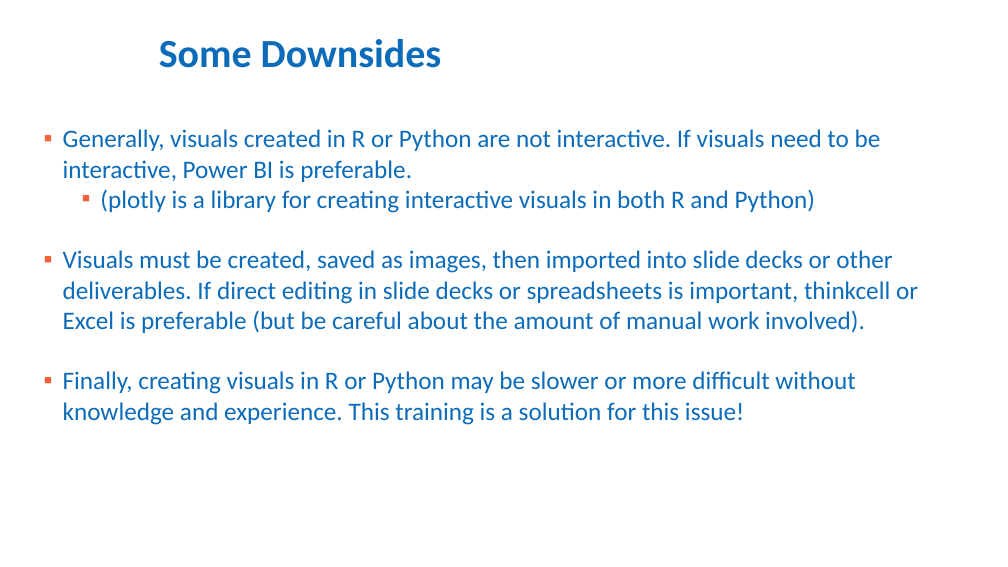
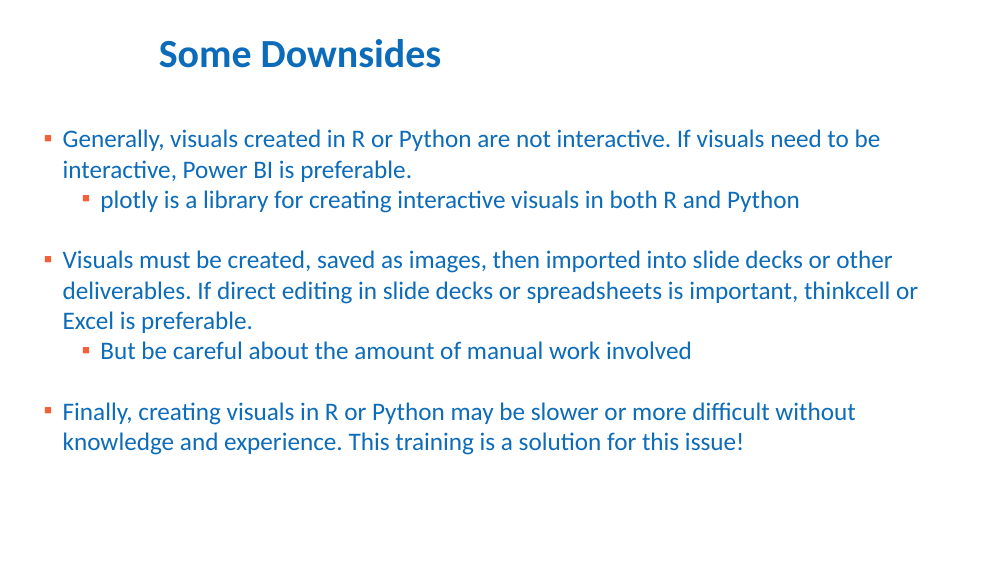
Before and after one commit to brussell23/grammar_of_graphics, a slide deck: slide 6 of ggplot and the Grammar of Graphics.pptx. Drawn at 1008x567 pixels with LibreOffice and Linux fonts; fonts in the diff are those of the drawing; background and template pictures are left out. Boxes give left, top, right and bottom in pixels: in the first picture for what was removed or moved away, otherwise in the second. Text is boxed around its words. In the diff, an @@ line names an element or a change of style, - is before the commit and + after.

Commit message:
Update slides

```diff
--- a/ggplot and the Grammar of Graphics.pptx
+++ b/ggplot and the Grammar of Graphics.pptx
@@ text at (63,190,918,359): text changed @@
-  ▪ (plotly is a library for creating interactive visuals in both R and Python)
-▪ Visuals must be created, saved as images, then imported into slide decks or other deliverables. If direct editing in slide decks or spreadsheets is important, thinkcell or Excel is preferable (but be careful about the amount of manual work involved).
+  ▪ plotly is a library for creating interactive visuals in both R and Python
+▪ Visuals must be created, saved as images, then imported into slide decks or other deliverables. If direct editing in slide decks or spreadsheets is important, thinkcell or Excel is preferable.
+  ▪ But be careful about the amount of manual work involved
```
Also in this commit, not shown: 4 other slides changed, 1 slide added.
